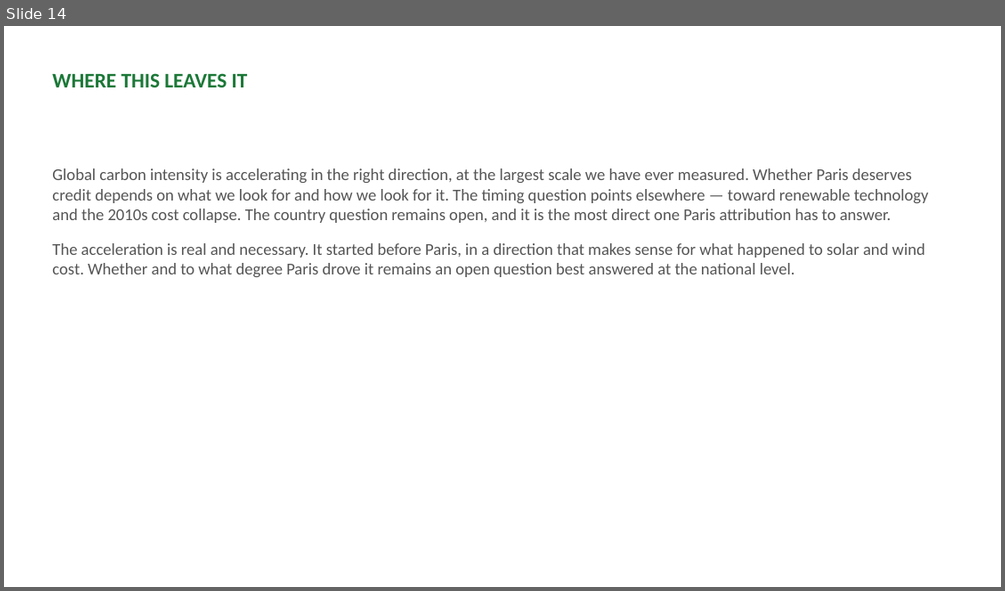
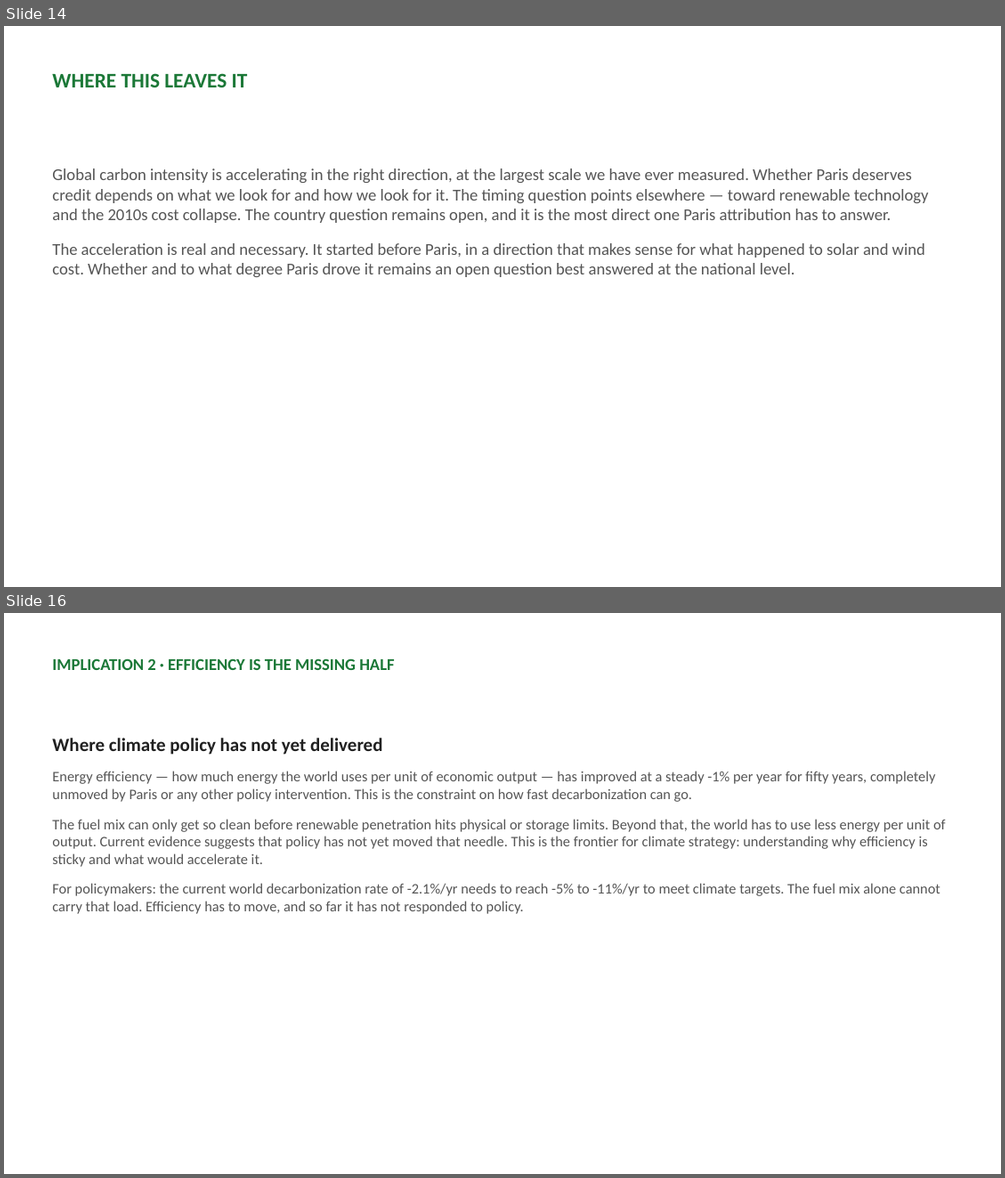
Before and after one commit to cwejnert/HDI-Happiness, a slide deck: carbon_breakpoints_takeaway_figures/paris_at_ten_narrative_deck.pptx. Shown one above the other, each under a label of ours: slide 14 before the commit, slides 14 and 16 after it; the slides between them are not shown. The pictures are 1005x591 and 1005x1178 pixels, drawn with LibreOffice and Linux fonts; fonts in the diff are those of the drawing. Boxes give left, top, right and bottom in pixels: in the first picture for what was removed or moved away, otherwise in the second. Text is boxed around its words. In the diff, an @@ line names an element or a change of style, - is before the commit and + after.

```diff
--- a/carbon_breakpoints_takeaway_figures/paris_at_ten_narrative_deck.pptx
+++ b/carbon_breakpoints_takeaway_figures/paris_at_ten_narrative_deck.pptx
@@ slide 16 added at [4,613,1001,1174], background #FFFFFF @@
@@ text added at [52,658,394,670], 16 pt, text #1B7837, bold @@
+IMPLICATION 2 · EFFICIENCY IS THE MISSING HALF
@@ text added at [52,738,946,914], 14 pt, text #555555 @@
+Where climate policy has not yet delivered
+Energy efficiency — how much energy the world uses per unit of economic output — has improved at a steady -1% per year for fifty years, completely unmoved by Paris or any other policy intervention. This is the constraint on how fast decarbonization can go.
+The fuel mix can only get so clean before renewable penetration hits physical or storage limits. Beyond that, the world has to use less energy per unit of output. Current evidence suggests that policy has not yet moved that needle. This is the frontier for climate strategy: understanding why efficiency is sticky and what would accelerate it.
+For policymakers: the current world decarbonization rate of -2.1%/yr needs to reach -5% to -11%/yr to meet climate targets. The fuel mix alone cannot carry that load. Efficiency has to move, and so far it has not responded to policy.
```
Also in this commit, not shown: 3 other slides added, 1 other file.
